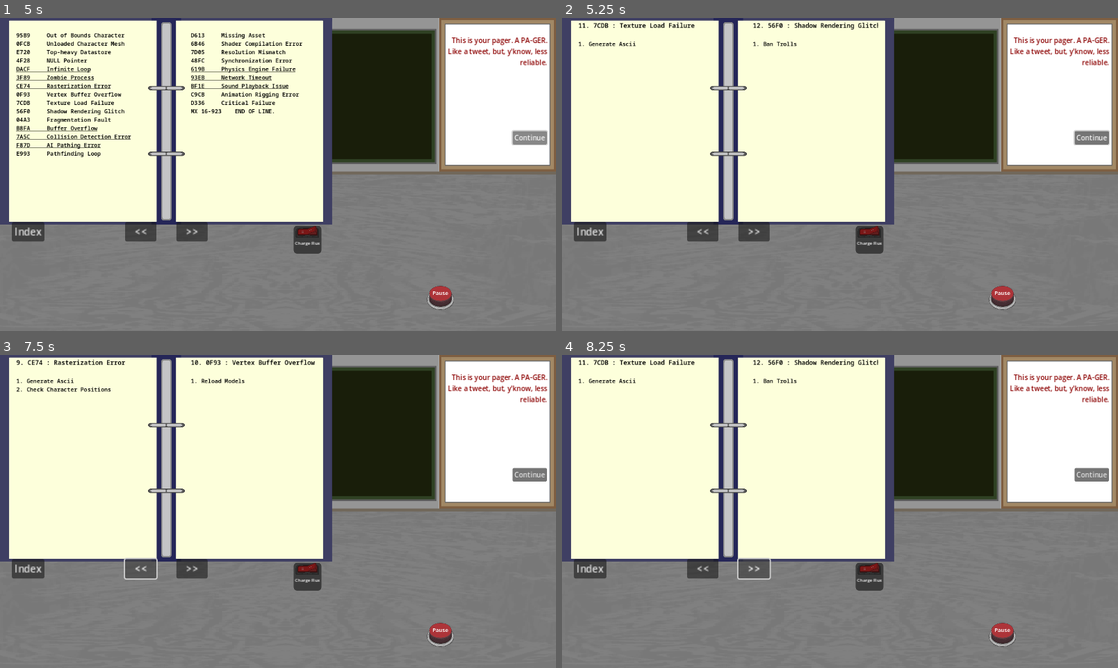
Above: before the commit, frames 1-4 (two rows, left to right).
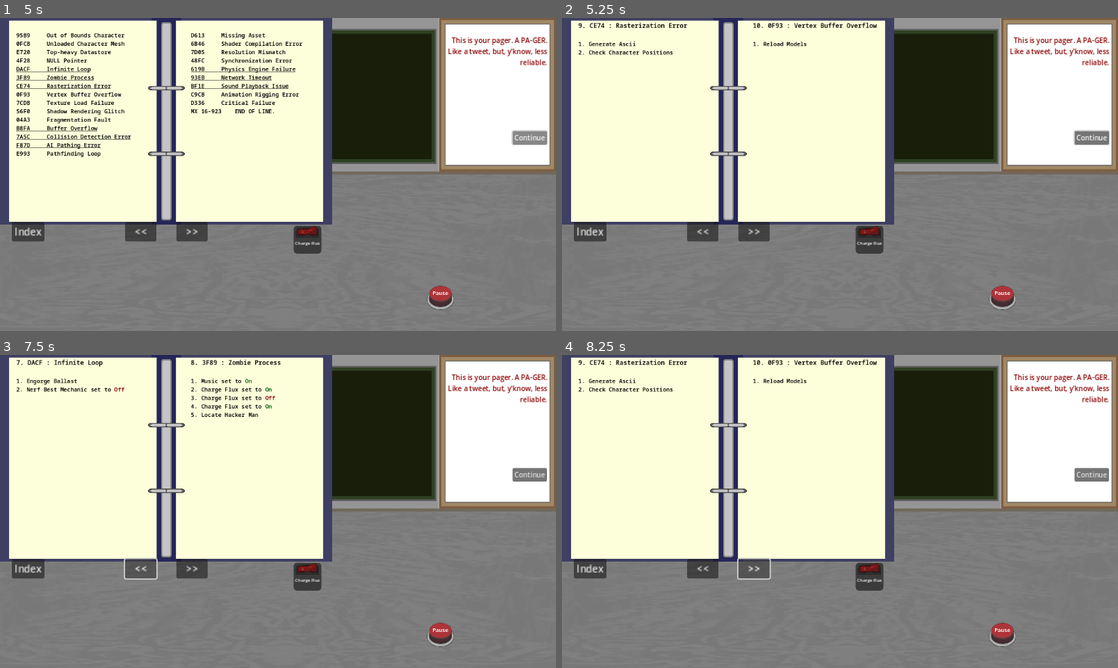
Above: after the commit, the same moments.

Repository: Carth501/team-ferret
Game: Godot game, scene res://scenes/main_menu.tscn
The game is run twice, just before and just after one commit, with the same random seed, the same clock (stepped at 60 frames per second) and the same inputs. Sound files missing from this copy of the repository are replaced by a short silence.
Inputs (mouse positions are in pixels of both pictures, inside the frame that each line leads up to):
- Up to frame 1 (5 s): click (517, 262) at 0.5 s; click "CONTINUE" at 1.25 s; click (144, 208) at 2.02 s; click (27, 140) at 2.75 s; click "Continue" at 3.5 s; click "Continue" at 4.25 s
- Up to frame 2 (5.25 s): click (634, 93) at 5 s
- Up to frame 3 (7.5 s): click (72, 430) at 5.75 s; click (50, 430) at 6.5 s; click "<<" at 7.25 s
- Up to frame 4 (8.25 s): click ">>" at 8 s

Frame 1 is identical in both runs. In frame 2, 0.6% of the frame differs, in the area x 2-57%, y 1-12%; in frame 3, 1.1%, in the area x 2-57%, y 1-20%; in frame 4, 0.6%.
Error in both runs: Invalid access to property or key 'has_v' on a base object of type 'ConfigFile'. (res://scripts/settings.gd:28)

Commit message:
remove page link error

Diff:
--- a/scripts/cubicle.gd
+++ b/scripts/cubicle.gd
@@ -134,8 +134,6 @@
 func create_module_objects():
 	for module_id in module_id_list:
 		var module_definition = dereference_module_id(module_id)
-		if(module_id == "C_NERF_MECH"):
-			print(str("create_module_objects C_NERF_MECH ", module_definition))
 		var new_module
 		match module_definition.type:
 			"button":
--- a/scripts/manual.gd
+++ b/scripts/manual.gd
@@ -43,7 +43,7 @@
 			count = 0
 			index_page += 1
 			pages_index.append("")
-		var page_link = 1 + index_length + count + index_page * index_page_size
+		var page_link = index_length + count + index_page * index_page_size
 		var index_entry := str("[url={\"page\":", page_link, "}]", error.hex, "\t ", error.name,"[/url]")
 		pages_index[index_page] += index_entry + "\n"
 		count += 1
